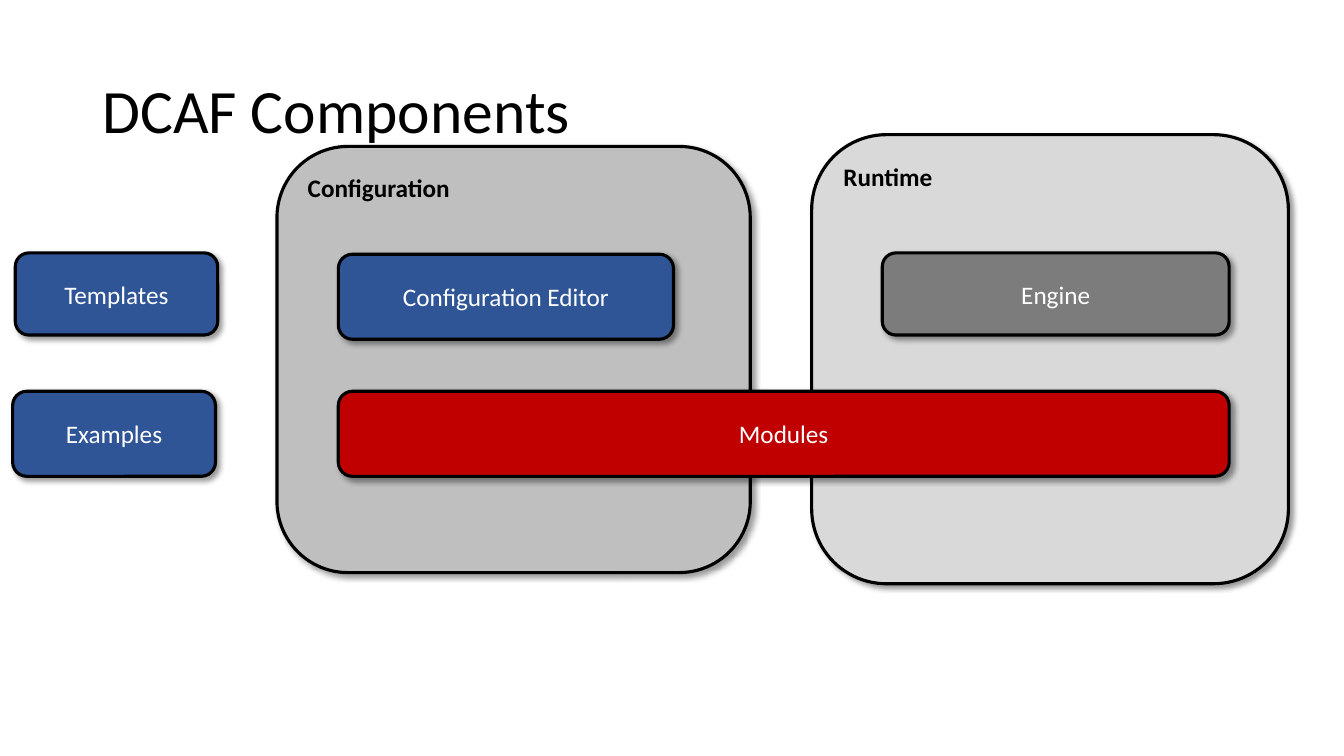
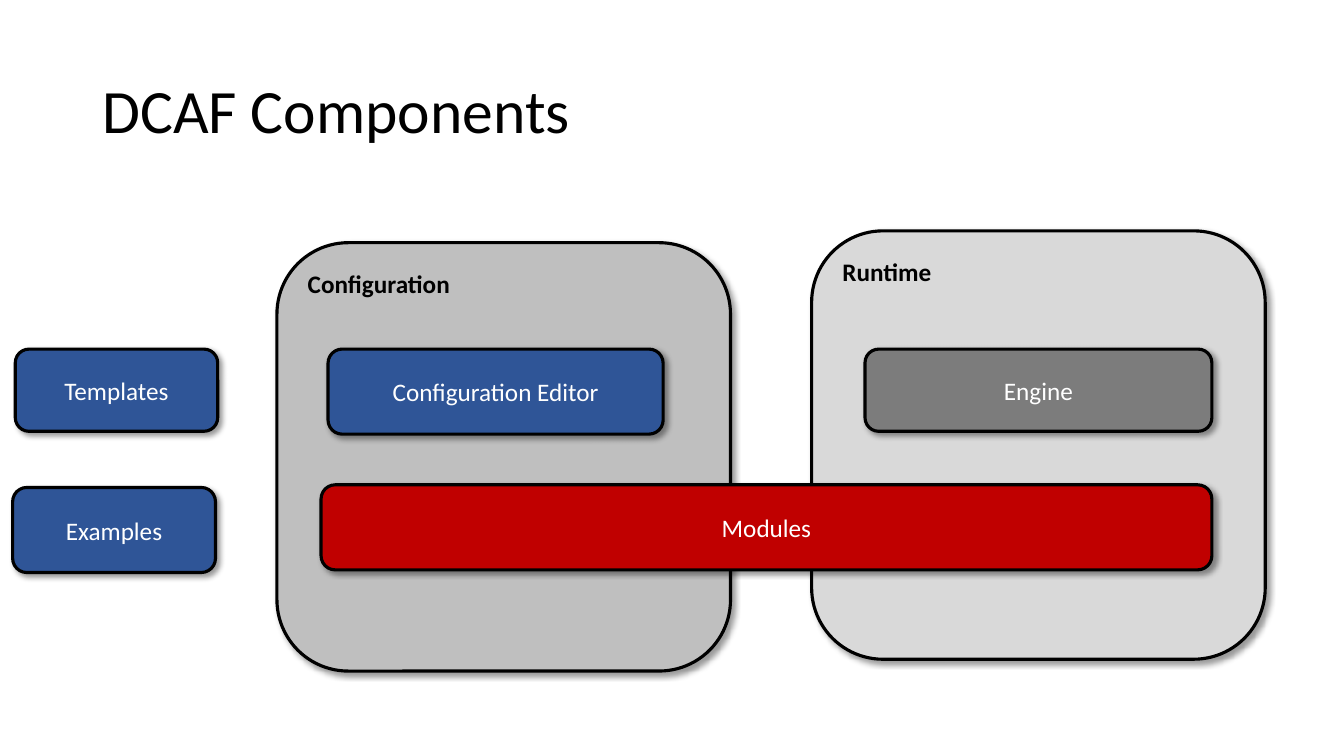
Before and after one commit to LabVIEW-DCAF/Documentation, a slide deck: slide 9 of Trunk/Getting Started Material/DCAF Training/1 Introduction to DCAF.pptx. Drawn at 1344x756 pixels with LibreOffice and Linux fonts; fonts in the diff are those of the drawing. Boxes give left, top, right and bottom in pixels: in the first picture for what was removed or moved away, otherwise in the second. Text is boxed around its words. In the diff, an @@ line names an element or a change of style, - is before the commit and + after.

```diff
--- a/Trunk/Getting Started Material/DCAF Training/1 Introduction to DCAF.pptx
+++ b/Trunk/Getting Started Material/DCAF Training/1 Introduction to DCAF.pptx
@@ rounded rectangle "Runtime": place and size @@
-rounded rectangle "Runtime" at [812,135,1289,585]
+rounded rectangle "Runtime" at [812,231,1265,659]
@@ rounded rectangle "Configuration": place and size @@
-rounded rectangle "Configuration" at [277,146,751,573]
+rounded rectangle "Configuration" at [277,243,731,671]
@@ rounded rectangle "Templates": place and size @@
-rounded rectangle "Templates" at [15,253,218,336]
+rounded rectangle "Templates" at [15,349,218,432]
@@ rounded rectangle "Configuration Editor": place and size @@
-rounded rectangle "Configuration Editor" at [339,254,674,339]
+rounded rectangle "Configuration Editor" at [328,349,662,434]
@@ rounded rectangle "Engine": place and size @@
-rounded rectangle "Engine" at [882,253,1229,336]
+rounded rectangle "Engine" at [865,349,1212,432]
@@ rounded rectangle "Examples": place and size @@
-rounded rectangle "Examples" at [13,391,216,476]
+rounded rectangle "Examples" at [13,488,216,573]
@@ rounded rectangle "Modules": place and size @@
-rounded rectangle "Modules" at [339,391,1230,476]
+rounded rectangle "Modules" at [322,485,1213,570]
```
Also in this commit, not shown: 8 other slides changed, 2 slides added, 7 slides removed, 2 other files.
